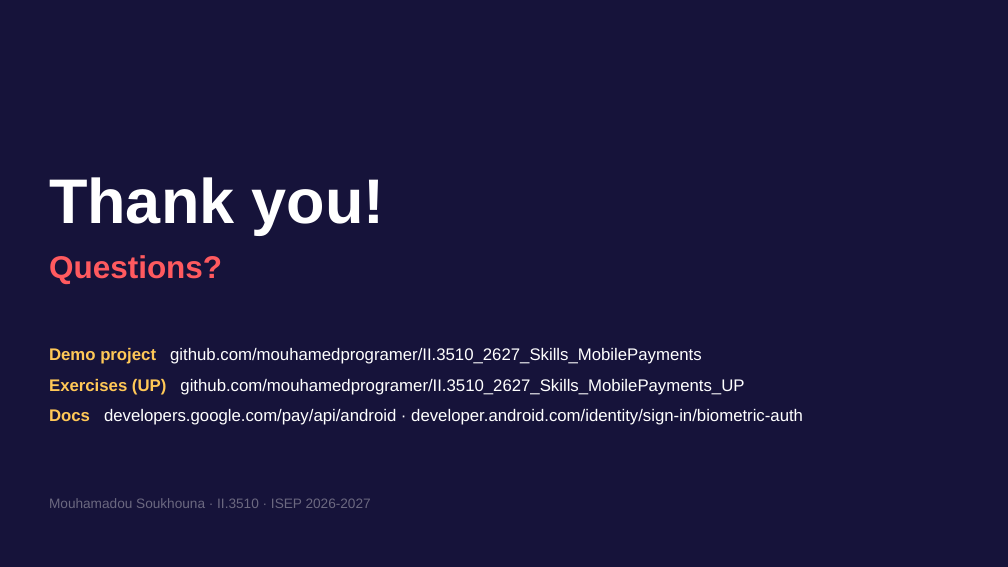
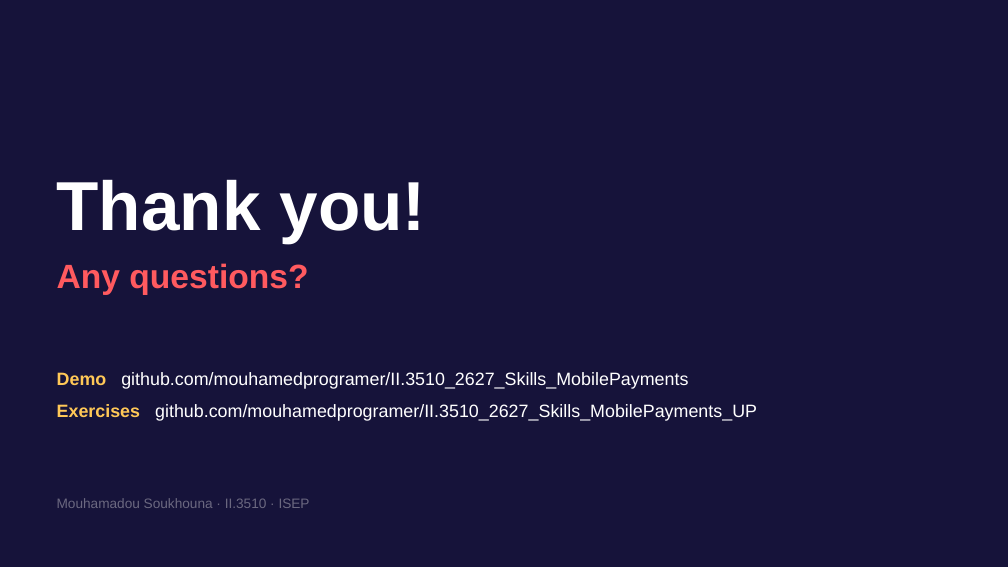
Before and after one commit to mouhamedprogramer/II.3510_2627_Skills_MobilePayments, a slide deck: slide 10 of docs/report/II.3510_2627_Skills_MobilePayments.pptx (slide 16 before the commit). Drawn at 1008x567 pixels with LibreOffice and Linux fonts; fonts in the diff are those of the drawing. Boxes give left, top, right and bottom in pixels: in the first picture for what was removed or moved away, otherwise in the second. Text is boxed around its words. In the diff, an @@ line names an element or a change of style, - is before the commit and + after.

```diff
--- a/docs/report/II.3510_2627_Skills_MobilePayments.pptx
+++ b/docs/report/II.3510_2627_Skills_MobilePayments.pptx
@@ text "Thank you!": place and size @@
-text "Thank you!" at [49, 177, 385, 234]
+text "Thank you!" at [57, 179, 426, 243]
@@ text "Thank you!" at [57, 179, 426, 243]: size 60 to 66 pt @@
@@ text at [57, 263, 308, 295]: text changed; size 30 to 32 pt @@
-Questions?
+Any questions?
@@ text at [57, 372, 757, 421]: text changed; size 16 to 17 pt @@
-Demo project github.com/mouhamedprogramer/II.3510_2627_Skills_MobilePayments
-Exercises (UP) github.com/mouhamedprogramer/II.3510_2627_Skills_MobilePayments_UP
-Docs developers.google.com/pay/api/android · developer.android.com/identity/sign-in/biometric-auth
+Demo github.com/mouhamedprogramer/II.3510_2627_Skills_MobilePayments
+Exercises github.com/mouhamedprogramer/II.3510_2627_Skills_MobilePayments_UP
@@ text at [57, 498, 310, 508]: text changed @@
-Mouhamadou Soukhouna · II.3510 · ISEP 2026-2027
+Mouhamadou Soukhouna · II.3510 · ISEP
```
Also in this commit, not shown: 9 slides added, 15 slides removed, 1 other file.
